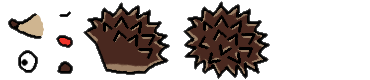
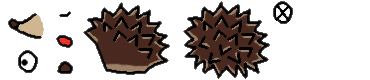
Revision of a layered w=370, h=80 image; what changed, layer by layer:
painted on "Final01" over [273,1,293,24]
